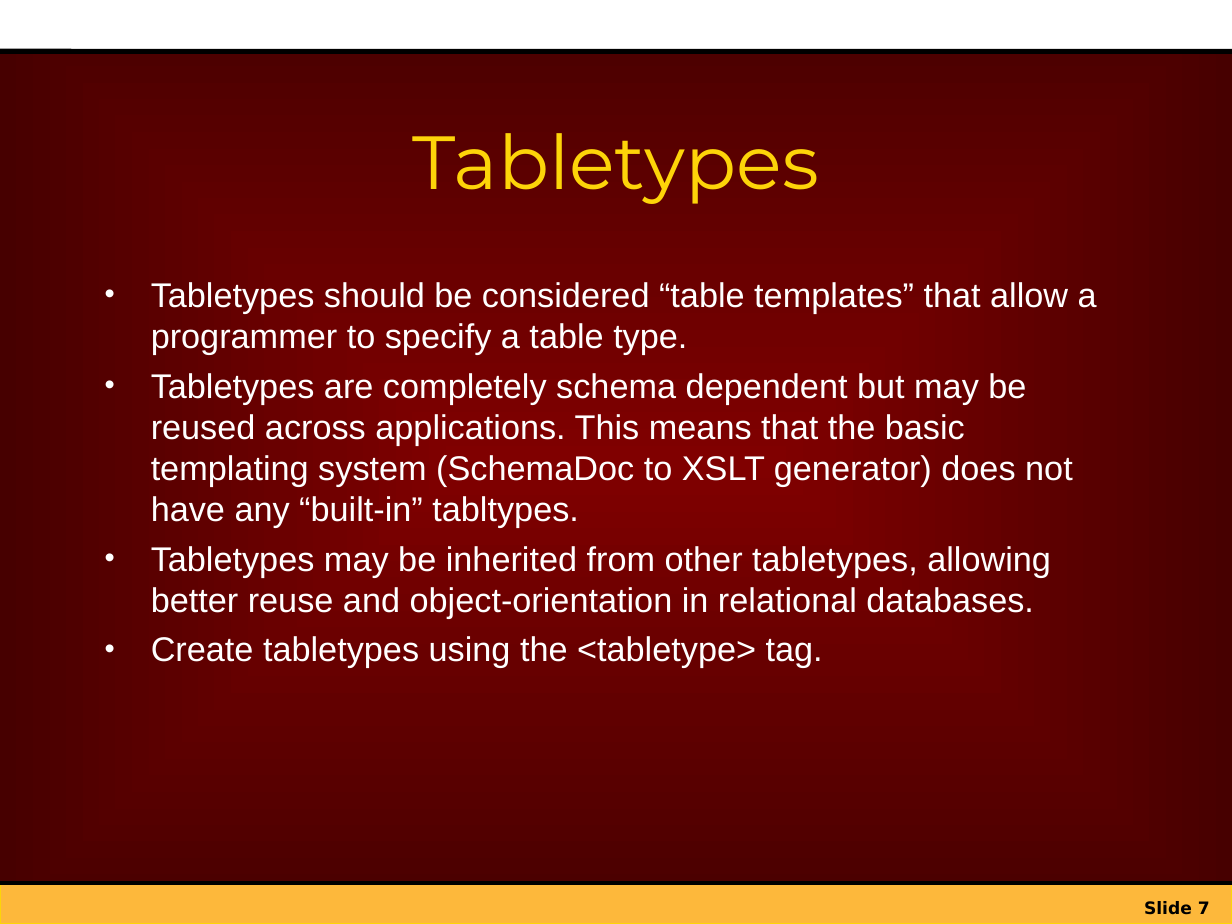
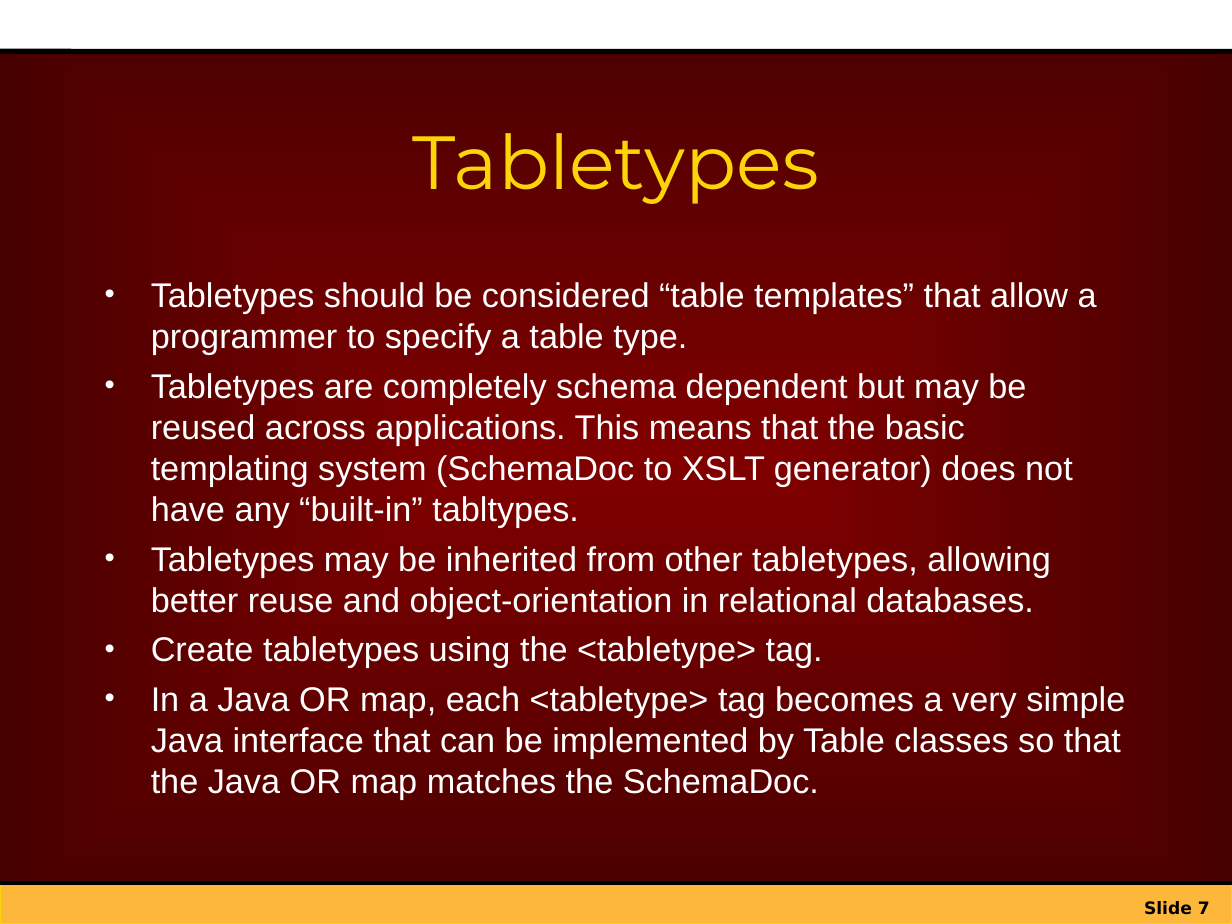
Before and after one commit to netspective/sparx-2001, a slide deck: slide 7 of Framework/web-shared/docs/project/Introduction_to_Sparx_XIF.ppt. Drawn at 1232x924 pixels with LibreOffice and Linux fonts; fonts in the diff are those of the drawing; background and template pictures are left out. Boxes give left, top, right and bottom in pixels: in the first picture for what was removed or moved away, otherwise in the second. Text is boxed around its words. In the diff, an @@ line names an element or a change of style, - is before the commit and + after.

Commit message:
Added some introductory information on the new Java OR mapping features.

```diff
--- a/Framework/web-shared/docs/project/Introduction_to_Sparx_XIF.ppt
+++ b/Framework/web-shared/docs/project/Introduction_to_Sparx_XIF.ppt
@@ text at bbox=[151, 686, 1125, 800]: paragraph added @@
+• In a Java OR map, each <tabletype> tag becomes a very simple Java interface that can be implemented by Table classes so that the Java OR map matches the SchemaDoc.
```
Also in this commit, not shown: 6 other slides changed, 6 slides added.
